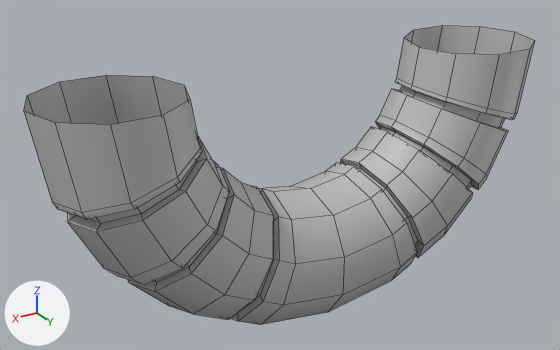
The FBX model Assets/3D/Models/Anxi_Prop_Ceilingpipe_C.fbx: old version first, new version second.
Rendered twice from a 50 mm lens placed at (-7.264, -1.512, 2.745), pointed at (-9.687, -5.55, 0.727). Arrows for +X, +Y and +Z are at lower left; the lights stay in place. Mesh edges are drawn as thin lines. Where no turn or scale is listed for an object, it has been applied to the vertices.

The first picture shows 'Pipes_Ceiling_C'.
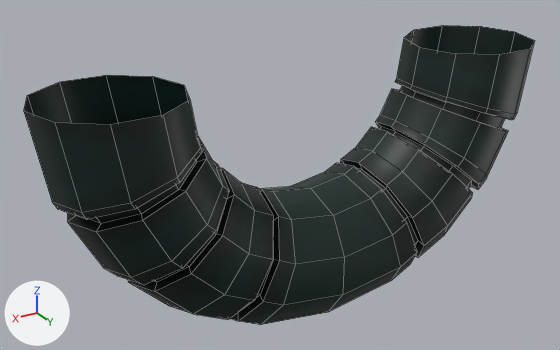
The newer file is also turned or shifted as a whole; pictures and numbers use the older file's frame.

The change, as JSON lines over the scene's bpy script:
```json
{"op": "add", "block": "img_pipes_ceilingbc_tex_png", "code": ["img_pipes_ceilingbc_tex_png = load_image('Pipes_CeilingBC_Tex.png', '../../2D/Materials/Pipes_CeilingBC_Tex.png', 256, 256, 'sRGB')"]}
{"op": "add", "block": "mat_lambert26", "code": ["mat_lambert26 = principled_material('lambert26')", "mat_lambert26.texture = img_pipes_ceilingbc_tex_png"]}
{"block": "me_mesh", "where": "me_mesh.from_pydata(...)  # 350 vertices, 340 faces; spans x -1.75..1.75, y -0.42..0.42, z -1.73..0.0"}
{"op": "remove", "block": "me_mesh", "code": "me_mesh.materials.append(mat_lambert18)  # grey #bcbcbc"}
{"op": "add", "block": "me_mesh", "code": "me_mesh.materials.append(mat_lambert26)  # picture img_pipes_ceilingbc_tex_png"}
```

Pixel boxes (x1, y1, x2, y2) of what changed, in the pictures (560 x 350 px):
```json
{"object": "Pipes_Ceiling_C", "change": "recoloured", "before": [24, 25, 535, 325], "after": [24, 25, 535, 325], "on screen": "grey to black"}
```
